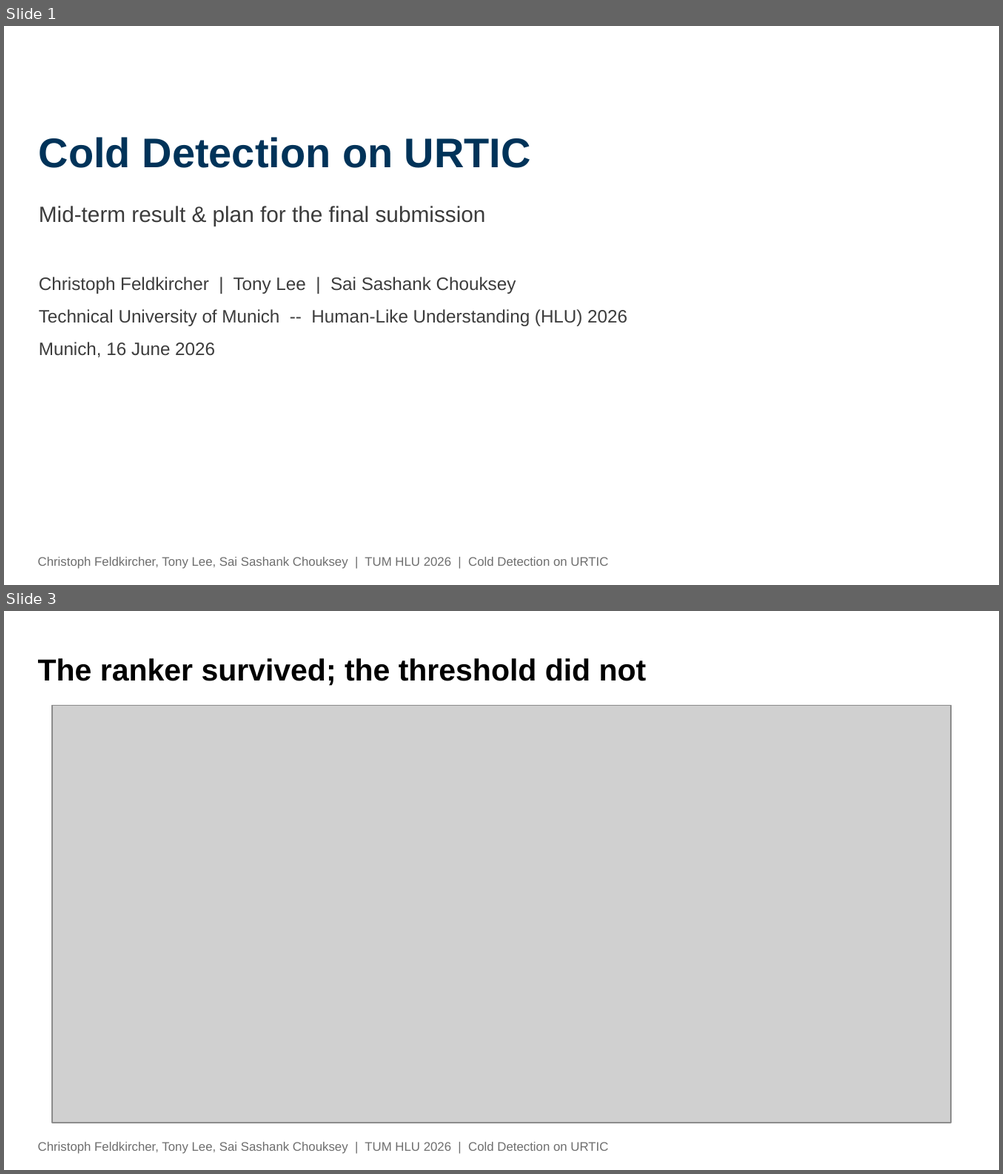
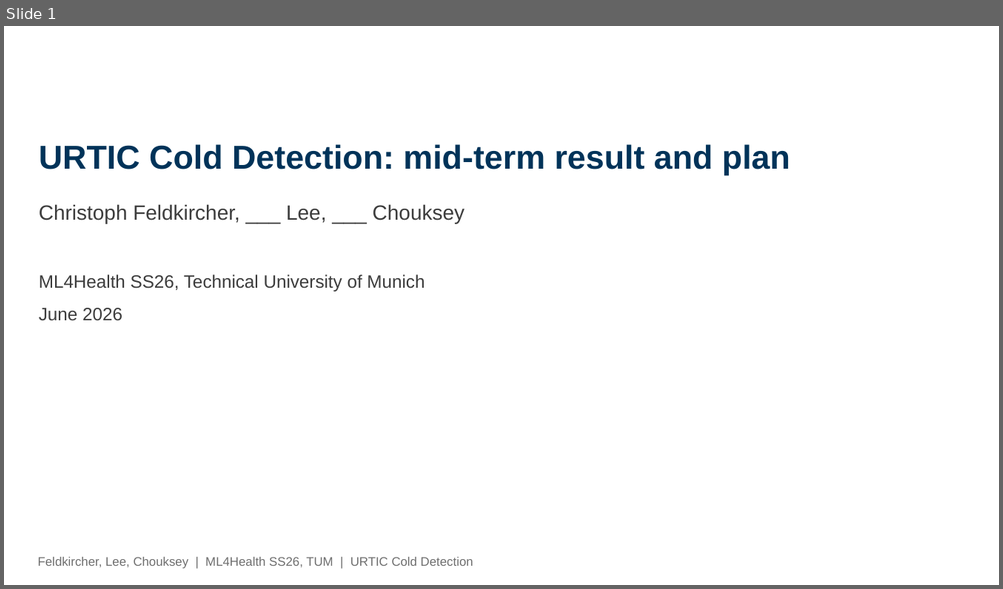
Before and after one commit to chrisfeldkircher/AI-For-Health, a slide deck: presentation/MidTerm_Postmortem_FINAL_PLAN.pptx. Shown one above the other, each under a label of ours: slides 1 and 3 before the commit, slide 1 after it; the slides between them are not shown. The pictures are 1003x1174 and 1003x589 pixels, drawn with LibreOffice and Linux fonts; fonts in the diff are those of the drawing; grey boxes stand for pictures; background and template pictures are left out. Boxes give left, top, right and bottom in pixels: in the first picture for what was removed or moved away, otherwise in the second. Text is boxed around its words. In the diff, an @@ line names an element or a change of style, - is before the commit and + after.

```diff
--- a/presentation/MidTerm_Postmortem_FINAL_PLAN.pptx
+++ b/presentation/MidTerm_Postmortem_FINAL_PLAN.pptx
@@ slide 3 removed at [4,611,999,1170], background #FFFFFF @@
@@ title removed at [38,658,646,686] @@
-The ranker survived; the threshold did not
@@ picture removed at [52,706,950,1123] @@
@@ text removed at [38,1142,608,1154] @@
-Christoph Feldkircher, Tony Lee, Sai Sashank Chouksey | TUM HLU 2026 | Cold Detection on URTIC
@@ slide 1 changed as well @@
@@ title at [39,144,790,175]: text changed; size 30 to 24 pt @@
-Cold Detection on URTIC
+URTIC Cold Detection: mid-term result and plan
@@ text at [39,204,464,321]: text changed @@
-Mid-term result & plan for the final submission
-Christoph Feldkircher | Tony Lee | Sai Sashank Chouksey
-Technical University of Munich -- Human-Like Understanding (HLU) 2026
-Munich, 16 June 2026
+Christoph Feldkircher, ___ Lee, ___ Chouksey
+ML4Health SS26, Technical University of Munich
+June 2026
@@ text at [38,557,473,569]: text changed @@
-Christoph Feldkircher, Tony Lee, Sai Sashank Chouksey | TUM HLU 2026 | Cold Detection on URTIC
+Feldkircher, Lee, Chouksey | ML4Health SS26, TUM | URTIC Cold Detection
```
Also in this commit, not shown: 2 other slides changed, 4 slides added, 3 other slides removed, 21 other files.
